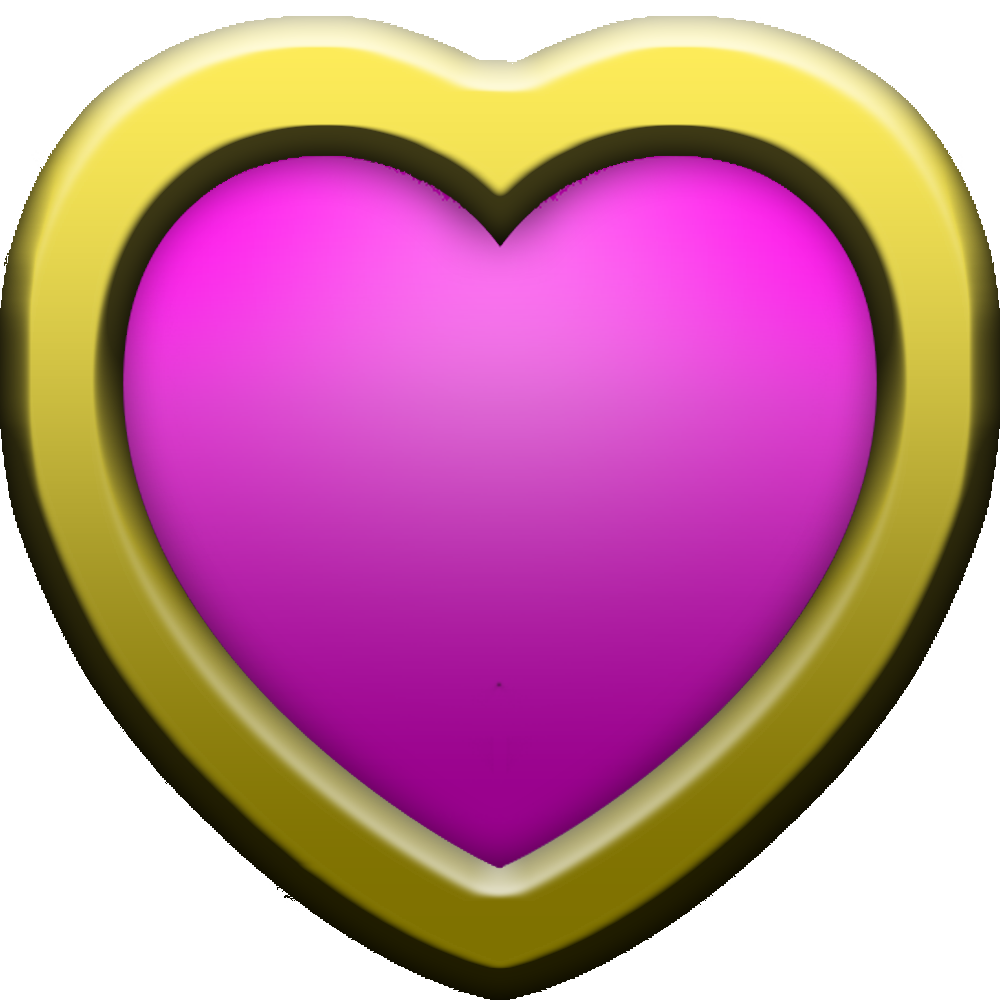
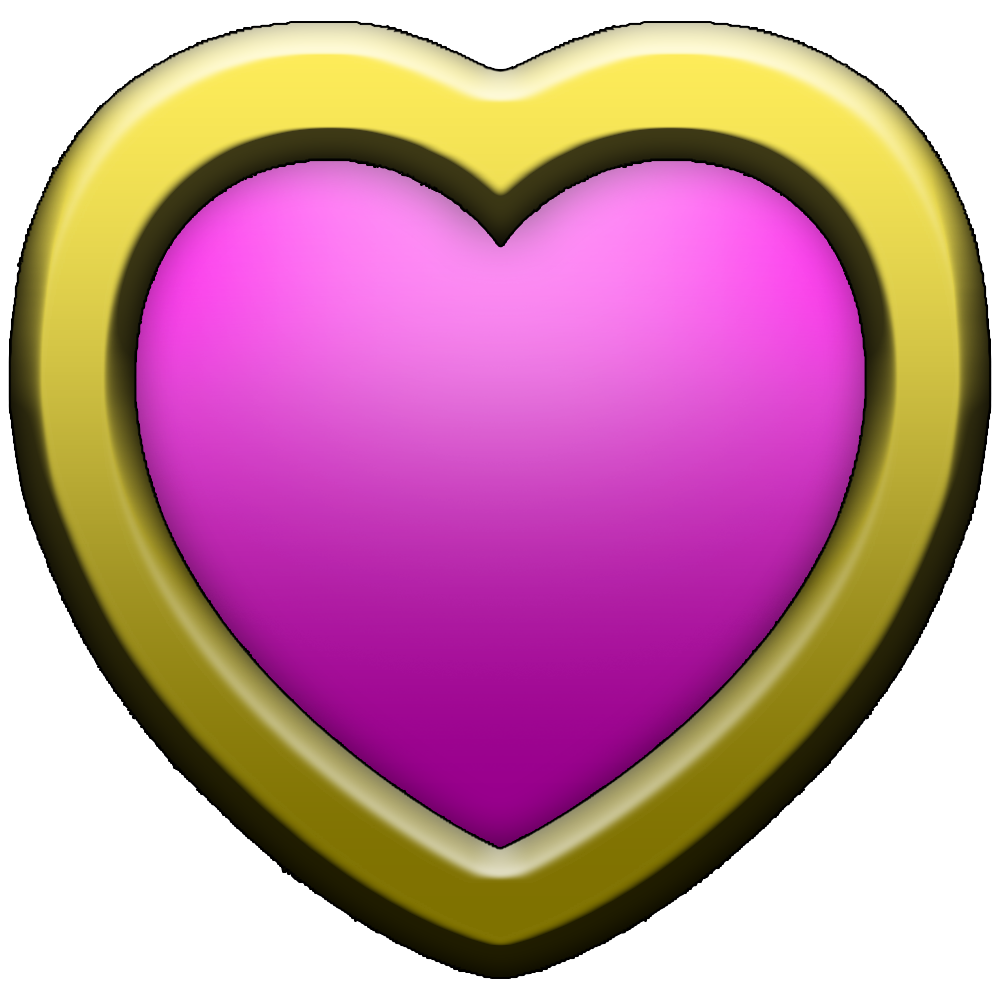
Layer changes from the first 1000x1000 image to the second:
painted on "シェイプ 1" over [0, 16, 1000, 1000]
painted on "レイヤー 2" over [115, 142, 886, 868]
painted on "レイヤー 1" over [103, 139, 897, 890]
